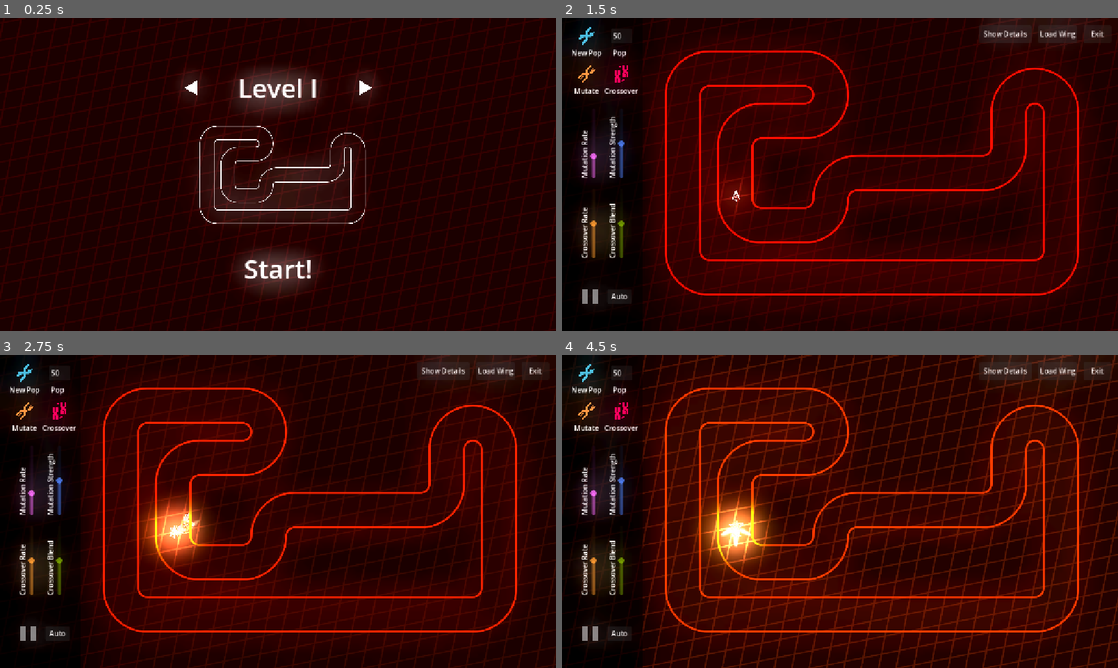
Above: before the commit, frames 1-4 (two rows, left to right).
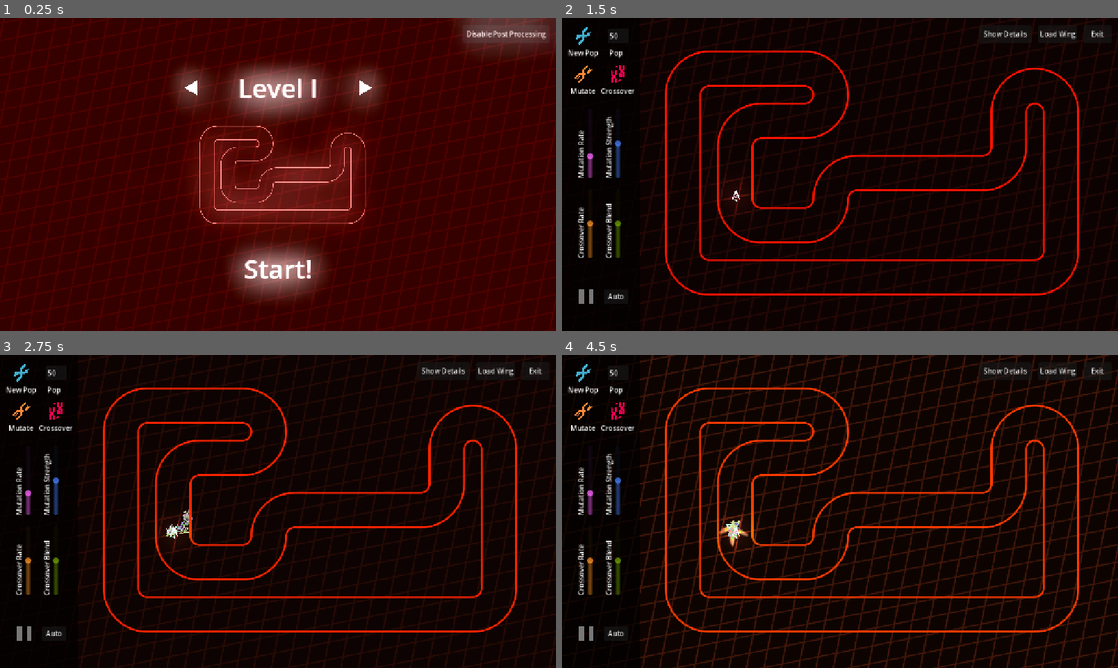
Above: after the commit, the same moments.

Repository: JulienToumieh/neural-drift
Game: Godot game, scene res://main.tscn
The game is run twice, just before and just after one commit, with the same random seed, the same clock (stepped at 60 frames per second) and the same inputs.
Inputs (mouse positions are in pixels of both pictures, inside the frame that each line leads up to; where the layout moved, square brackets give the same spot in the first picture):
- Up to frame 1 (0.25 s): no input
- Up to frame 2 (1.5 s): click (1067, 33) at 0.5 s, where only the run after the commit has a clickable "Disable Post Processing"; click (840, 268) at 1.25 s
- Up to frame 3 (2.75 s): click (22, 417) at 2 s
- Up to frame 4 (4.5 s): click (617, 417) [623, 417] at 2.75 s; click (584, 380) at 3.5 s; click (584, 380) at 4.25 s

The runs differ from the first frame. In frame 1, 99% of the frame differs, in the area x 0-100%, y 0-100%; in frame 2, 55%; in frame 3, 53%; in frame 4, 62%.

Commit message:
Added low quality mode

Diff:
--- a/Globals.gd
+++ b/Globals.gd
@@ -11,6 +11,9 @@
 var data_path = "user:/"
 
 var wingScores = []
+
+var lowQualityMode = false
+
 
 func _ready():
 	for i in range(2):
--- a/components/genetic_controller.tscn
+++ b/components/genetic_controller.tscn
@@ -147,18 +147,17 @@
 
 [node name="Sprite2D" type="Sprite2D" parent="."]
 modulate = Color(0, 0, 0, 0.698039)
-position = Vector2(91.75, 359.75)
-scale = Vector2(184.5, 720.5)
+position = Vector2(89.75, 359.75)
+scale = Vector2(180.5, 720.5)
 texture = ExtResource("2_kgqup")
 
 [node name="NewPopulation" type="Control" parent="."]
 layout_mode = 3
 anchors_preset = 0
-offset_left = 16.0
+offset_left = 8.0
 offset_top = 16.0
-offset_right = 96.0
+offset_right = 88.0
 offset_bottom = 104.0
-metadata/_edit_use_anchors_ = true
 metadata/_edit_group_ = true
 
 [node name="NewPopulation" type="Button" parent="NewPopulation"]
@@ -196,11 +195,10 @@
 [node name="Mutate" type="Control" parent="."]
 layout_mode = 3
 anchors_preset = 0
-offset_left = 16.0
+offset_left = 8.0
 offset_top = 104.0
-offset_right = 96.0
+offset_right = 88.0
 offset_bottom = 192.0
-metadata/_edit_use_anchors_ = true
 metadata/_edit_group_ = true
 
 [node name="Mutate" type="Button" parent="Mutate"]
@@ -238,12 +236,11 @@
 [node name="Crossover" type="Control" parent="."]
 layout_mode = 3
 anchors_preset = 0
-offset_left = 96.0
+offset_left = 88.0
 offset_top = 104.0
-offset_right = 176.0
+offset_right = 168.0
 offset_bottom = 192.0
 metadata/_edit_group_ = true
-metadata/_edit_use_anchors_ = true
 
 [node name="Crossover" type="Button" parent="Crossover"]
 layout_mode = 0
@@ -280,11 +277,10 @@
 [node name="Population" type="Control" parent="."]
 layout_mode = 3
 anchors_preset = 0
-offset_left = 96.0
+offset_left = 88.0
 offset_top = 16.0
-offset_right = 176.0
+offset_right = 168.0
 offset_bottom = 96.0
-metadata/_edit_use_anchors_ = true
 metadata/_edit_group_ = true
 
 [node name="Population" type="TextEdit" parent="Population"]
@@ -315,12 +311,11 @@
 [node name="Parameters" type="Control" parent="."]
 layout_mode = 3
 anchors_preset = 0
-offset_left = 40.0
+offset_left = 32.0
 offset_top = 560.0
-offset_right = 408.0
+offset_right = 400.0
 offset_bottom = 672.0
 rotation = -1.5708
-metadata/_edit_use_anchors_ = true
 metadata/_edit_group_ = true
 
 [node name="MutationRateSlider" type="HSlider" parent="Parameters"]
@@ -399,13 +394,14 @@
 text = "Crossover Blend"
 
 [node name="Wings" type="Node2D" parent="."]
+position = Vector2(-8, 0)
 
 [node name="PlayPause2" type="Control" parent="."]
 layout_mode = 3
 anchors_preset = 0
-offset_left = 32.0
+offset_left = 24.0
 offset_top = 608.0
-offset_right = 96.0
+offset_right = 88.0
 offset_bottom = 672.0
 metadata/_edit_group_ = true
 
@@ -433,9 +429,9 @@
 position = Vector2(1080, 448)
 
 [node name="AutoGenButton" type="Button" parent="."]
-offset_left = 104.0
+offset_left = 96.0
 offset_top = 624.0
-offset_right = 160.0
+offset_right = 152.0
 offset_bottom = 656.0
 toggle_mode = true
 text = "Auto"
--- a/main.gd
+++ b/main.gd
@@ -16,6 +16,9 @@
 func _process(delta):
 	$BGLines.modulate.h = Globals.hue
 	$BG.modulate.h = Globals.hue
+
+	if Input.is_action_just_pressed("toggle_quality"):
+		_on_low_q_mode_btn_pressed()
 
 func updateLevel():
 	$Controls/TrackLbl.text = levels.get(level)
@@ -51,3 +54,13 @@
 			get_tree().change_scene_to_packed(track2)
 		3:
 			get_tree().change_scene_to_packed(track3)
+
+
+func _on_low_q_mode_btn_pressed():
+	Globals.lowQualityMode = not Globals.lowQualityMode
+	$WorldEnvironment.environment.glow_enabled = not Globals.lowQualityMode
+
+	if Globals.lowQualityMode:
+		$AnimationPlayer2.pause()
+	else:
+		$AnimationPlayer2.play("bg_move")
--- a/main.tscn
+++ b/main.tscn
@@ -1,10 +1,11 @@
-[gd_scene load_steps=17 format=3 uid="uid://cfk7dba5d2jbl"]
+[gd_scene load_steps=18 format=3 uid="uid://cfk7dba5d2jbl"]
 
 [ext_resource type="Shader" uid="uid://65vvgjwyq1aq" path="res://pixelate.gdshader" id="1_0xm2m"]
 [ext_resource type="Script" uid="uid://02ucb7oaonye" path="res://main.gd" id="1_lquwl"]
 [ext_resource type="Texture2D" uid="uid://lq1ro8uaycri" path="res://assets/1px.png" id="3_7mycd"]
 [ext_resource type="Texture2D" uid="uid://ds5rtlmiaegu2" path="res://assets/bglines.png" id="4_272bh"]
 [ext_resource type="Texture2D" uid="uid://oquafljkjucv" path="res://assets/play.png" id="5_5vw27"]
+[ext_resource type="Script" uid="uid://y7p6cge7j6u8" path="res://tracks/track_images.gd" id="6_dg77c"]
 [ext_resource type="Texture2D" uid="uid://bfo5l0fw3m0vm" path="res://assets/tracks/track1outer.png" id="6_efxa6"]
 [ext_resource type="Texture2D" uid="uid://5vdo66i205pu" path="res://assets/tracks/track1inner.png" id="7_dg77c"]
 [ext_resource type="Texture2D" uid="uid://ddc5gahatybsa" path="res://assets/tracks/track2outer.png" id="8_ycdy4"]
@@ -59,8 +60,8 @@
 background_mode = 3
 glow_enabled = true
 glow_intensity = 3.53
-glow_strength = 0.89
-glow_bloom = 0.45
+glow_strength = 1.44
+glow_bloom = 0.9
 
 [node name="Main" type="Node2D"]
 script = ExtResource("1_lquwl")
@@ -149,6 +150,8 @@
 flat = true
 
 [node name="TrackImages" type="Node2D" parent="."]
+modulate = Color(1, 0.49, 0.49, 1)
+script = ExtResource("6_dg77c")
 
 [node name="Track1" type="Node2D" parent="TrackImages"]
 position = Vector2(656, 368)
@@ -191,6 +194,14 @@
 [node name="WorldEnvironment" type="WorldEnvironment" parent="."]
 environment = SubResource("Environment_yaehf")
 
+[node name="LowQModeBtn" type="Button" parent="."]
+offset_left = 1064.0
+offset_top = 16.0
+offset_right = 1264.0
+offset_bottom = 56.0
+text = "Disable Post Processing"
+
 [connection signal="pressed" from="Controls/NextTrackBtn" to="." method="_on_next_track_btn_pressed"]
 [connection signal="pressed" from="Controls/PrevTrackBtn" to="." method="_on_prev_track_btn_pressed"]
 [connection signal="pressed" from="Controls/StartBtn" to="." method="_on_start_btn_pressed"]
+[connection signal="pressed" from="LowQModeBtn" to="." method="_on_low_q_mode_btn_pressed"]
--- a/project.godot
+++ b/project.godot
@@ -65,6 +65,11 @@
 "events": [Object(InputEventKey,"resource_local_to_scene":false,"resource_name":"","device":-1,"window_id":0,"alt_press …(195 unchanged characters)…
 ]
 }
+toggle_quality={
+"deadzone": 0.2,
+"events": [Object(InputEventKey,"resource_local_to_scene":false,"resource_name":"","device":-1,"window_id":0,"alt_pressed":false,"shift_pressed":false,"ctrl_pressed":false,"meta_pressed":false,"pressed":false,"keycode":0,"physical_keycode":4194333,"key_label":0,"unicode":0,"location":0,"echo":false,"script":null)
+]
+}
 
 [rendering]
 
--- a/scripts/genetic_controller.gd
+++ b/scripts/genetic_controller.gd
@@ -28,6 +28,7 @@
 		var wing = WingScene.instantiate()
 		wing.position = wingPos
 		wing.ID = i
+		wing.get_node("PointLight2D").enabled = not Globals.lowQualityMode
 		$Wings.add_child(wing)
 
 
@@ -47,6 +48,7 @@
 		wing.network = Globals.parents[i]
 		wing.ID = (int($Population/Population.text) - 2) + i
 		wing.isParent = true
+		wing.get_node("PointLight2D").enabled = not Globals.lowQualityMode
 		$Wings.add_child(wing)
 
 	for i in range(int($Population/Population.text) - 2):
@@ -54,6 +56,7 @@
 		wing.position = wingPos
 		wing.network = GANN.mutateNetwork(Globals.parents[0], $Parameters/MutationRateSlider.value, $Parameters/MutationStrengthSlider.value)
 		wing.ID = i
+		wing.get_node("PointLight2D").enabled = not Globals.lowQualityMode
 		$Wings.add_child(wing)
 
 
@@ -73,6 +76,7 @@
 		wing.network = Globals.parents[i]
 		wing.ID = (int($Population/Population.text) - 2) + i
 		wing.isParent = true
+		wing.get_node("PointLight2D").enabled = not Globals.lowQualityMode
 		$Wings.add_child(wing)
 
 	for i in range(int($Population/Population.text)):
@@ -80,6 +84,7 @@
 		wing.position = wingPos
 		wing.network = GANN.crossover(Globals.parents[0], Globals.parents[1], $Parameters/CrossoverRateSlider.value ,$Parameters/CrossoverBlendSlider.value, $Parameters/MutationRateSlider.value, $Parameters/MutationStrengthSlider.value)
 		wing.ID = i
+		wing.get_node("PointLight2D").enabled = not Globals.lowQualityMode
 		$Wings.add_child(wing)
 
 
@@ -156,8 +161,30 @@
 		Globals.toggleDetails = not Globals.toggleDetails
 		$NnDisplay.visible = Globals.toggleDetails
 
+	if Input.is_action_just_pressed("toggle_quality"):
+		Globals.lowQualityMode = not Globals.lowQualityMode
+		$WorldEnvironment.environment.glow_enabled = not Globals.lowQualityMode
+
+		for child in $Wings.get_children():
+			if child.get_node("PointLight2D"):
+				child.get_node("PointLight2D").enabled = not Globals.lowQualityMode
+
+		if Globals.lowQualityMode:
+			$AnimationPlayer2.pause()
+		else:
+			$AnimationPlayer2.play("bg_move")
+
+
+
 func _ready():
 	$NnDisplay.visible = Globals.toggleDetails
+	$WorldEnvironment.environment.glow_enabled = not Globals.lowQualityMode
+
+	if Globals.lowQualityMode:
+		$AnimationPlayer2.pause()
+	else:
+		$AnimationPlayer2.play("bg_move")
+
 
 
 func _on_exit_btn_pressed():
